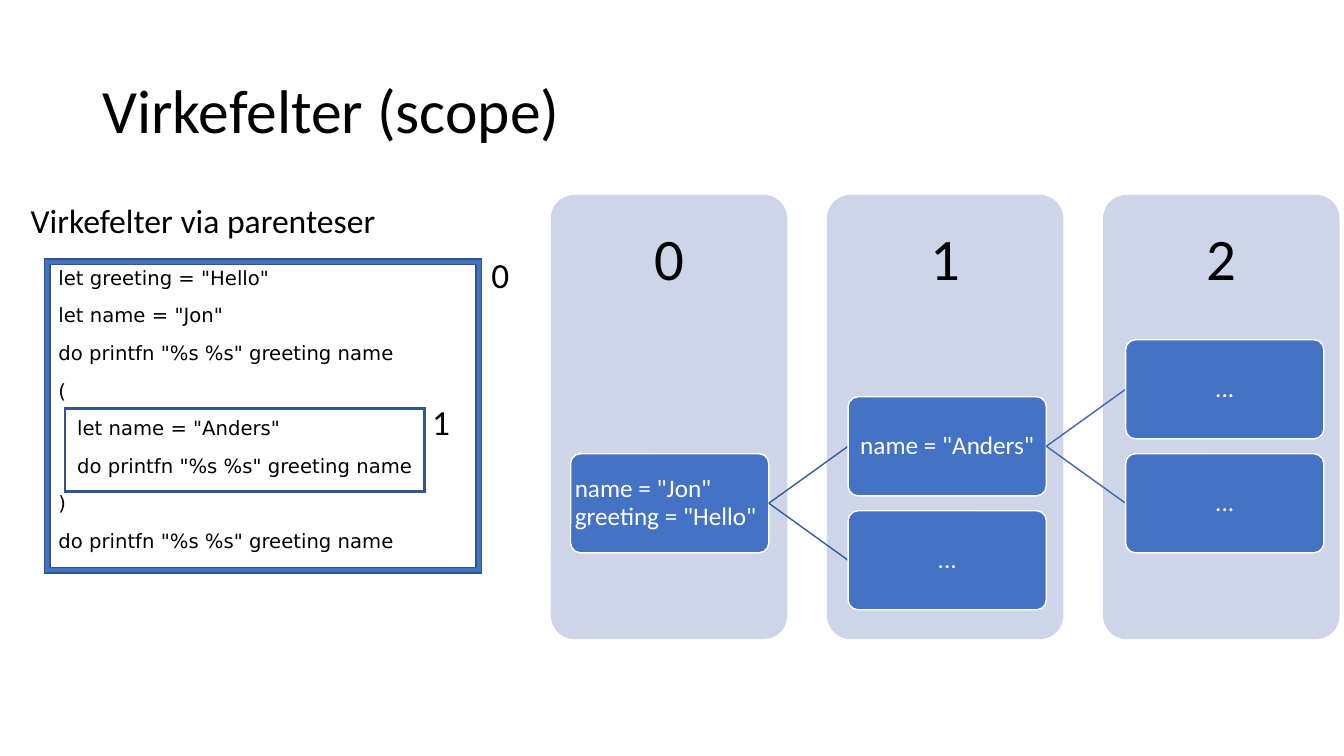
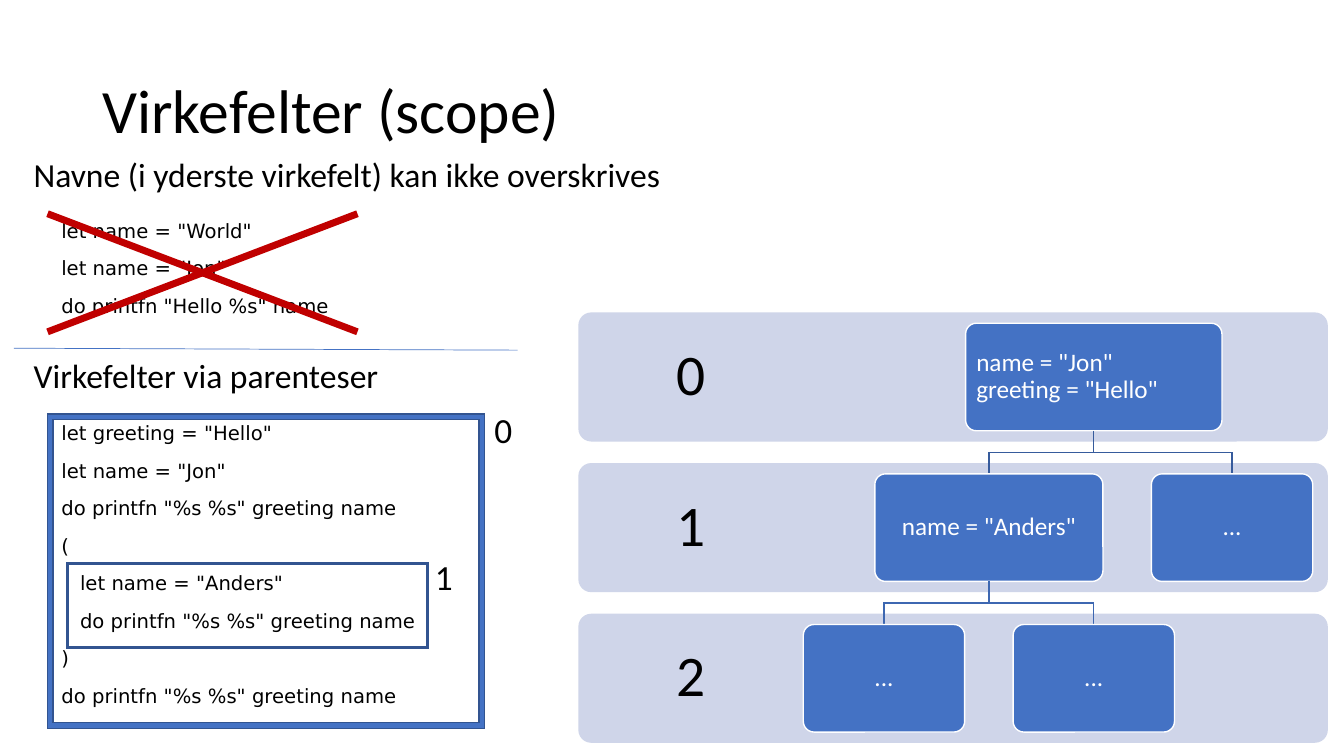
Before and after one commit to fisterloegsovs/pop22, a slide deck: slide 3 of lectures/3.2FunctionsNPrintf/lecture.pptx. Drawn at 1344x756 pixels with LibreOffice and Linux fonts; fonts in the diff are those of the drawing. Boxes give left, top, right and bottom in pixels: in the first picture for what was removed or moved away, otherwise in the second. Text is boxed around its words. In the diff, an @@ line names an element or a change of style, - is before the commit and + after.

```diff
--- a/lectures/3.2FunctionsNPrintf/lecture.pptx
+++ b/lectures/3.2FunctionsNPrintf/lecture.pptx
@@ text added at (34,162,660,193), 24 pt, text #000000 @@
+Navne (i yderste virkefelt) kan ikke overskrives
@@ line added from (47, 332) to (358, 214), #C00000 5 pt @@
@@ line added from (47, 214) to (358, 332), #C00000 5 pt @@
@@ text added at (61,222,329,318), 14 pt, text #000000 @@
+let name = "World"
+let name = "Jon"
+do printfn "Hello %s" name
@@ text "0": place and size @@
-text "0" at (654,242,684,281)
+text "0" at (676,357,705,396)
@@ rounded rectangle: place and size @@
-rounded rectangle at (827,195,1064,639)
+rounded rectangle at (579,313,1329,442)
@@ rounded rectangle: place and size @@
-rounded rectangle at (1126,340,1325,439)
+rounded rectangle at (966,324,1222,432)
@@ text "name = "Jon" greeting = ...": place and size @@
-text "name = "Jon" greeting = ..." at (575,480,756,530)
+text "name = "Jon" greeting = ..." at (976,354,1158,403)
@@ line added from (14, 348) to (518, 350), #4472C4 0.5 pt @@
@@ text "Virkefelter via parenteser": place and size @@
-text "Virkefelter via parenteser" at (31,209,375,239)
+text "Virkefelter via parenteser" at (34,364,378,394)
@@ freeform shape at (989,431,1094,474): outline #3E67B2 1 pt to #365B9D 1 pt; rotation 35 to 0 degrees; outline redrawn @@
@@ group added at (579,431,1329,743): 3 freeform shapes, 2 rounded rectangles @@
@@ size 42 to 41 pt in 3 elements at (676,357,705,396), (676,658,705,696), (676,509,705,546) @@
@@ text "1": place and size @@
-text "1" at (930,242,960,280)
+text "1" at (676,509,705,546)
@@ rounded rectangle: place and size @@
-rounded rectangle at (848,511,1047,610)
+rounded rectangle at (875,474,1103,582)
@@ text "name = "Anders"": place and size @@
-text "name = "Anders"" at (860,436,1034,454)
+text "name = "Anders"" at (902,517,1076,535)
@@ rounded rectangle: place and size @@
-rounded rectangle at (1126,454,1325,553)
+rounded rectangle at (1151,474,1313,582)
@@ text "..." rewrapped from (1129,457,1322,551) to (1154,477,1310,578) @@
@@ group removed at (551,195,1340,639): 3 freeform shapes, 2 rounded rectangles @@
@@ 3 texts, 2 frames: place and size @@
-3 texts, 2 frames at (44,259,509,574)
+3 texts, 2 frames at (47,414,512,729)
@@ text "2": place and size @@
-text "2" at (1206,242,1236,280)
+text "2" at (676,658,705,696)
@@ rounded rectangle: place and size @@
-rounded rectangle at (571,454,769,553)
+rounded rectangle at (804,625,965,733)
@@ text "..." rewrapped from (851,514,1044,608) to (807,628,962,729) @@
@@ rounded rectangle: place and size @@
-rounded rectangle at (848,397,1047,496)
+rounded rectangle at (1013,625,1175,733)
@@ text "..." rewrapped from (1129,343,1322,437) to (1016,628,1172,729) @@
```
Also in this commit, not shown: 5 other slides changed, 8 slides added, 1 slide removed, 14 other files.
